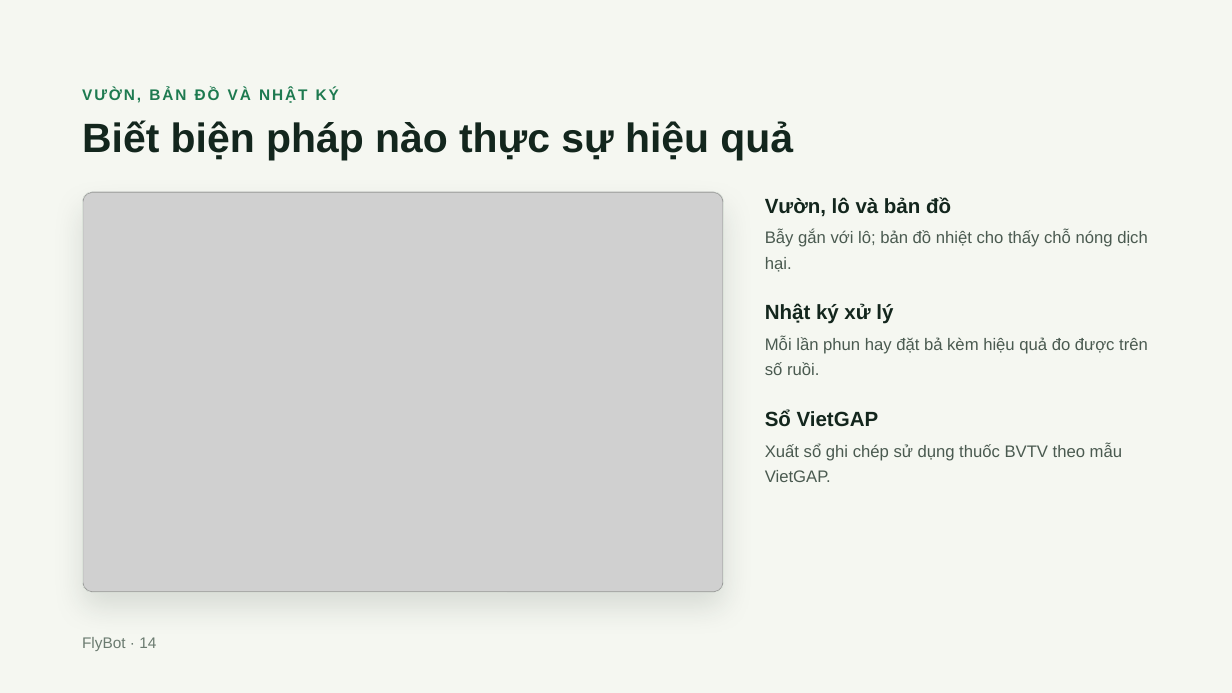
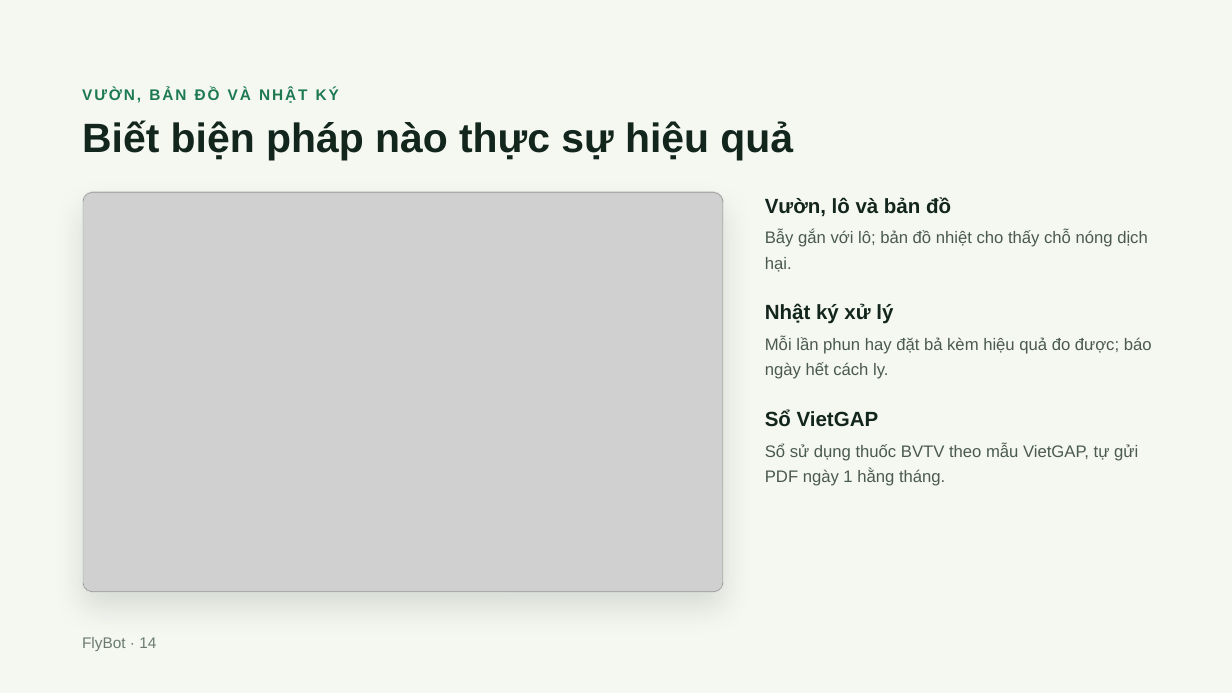
Before and after one commit to agrhub/flybot, a slide deck: slide 14 of FlyBot – Giới thiệu ứng dụng.pptx. Drawn at 1232x693 pixels with LibreOffice and Linux fonts; fonts in the diff are those of the drawing; grey boxes stand for pictures. Boxes give left, top, right and bottom in pixels: in the first picture for what was removed or moved away, otherwise in the second. Text is boxed around its words. In the diff, an @@ line names an element or a change of style, - is before the commit and + after.

```diff
--- a/FlyBot – Giới thiệu ứng dụng.pptx
+++ b/FlyBot – Giới thiệu ứng dụng.pptx
@@ text at (765, 336, 1152, 379): text changed @@
-Mỗi lần phun hay đặt bả kèm hiệu quả đo được trên số ruồi.
+Mỗi lần phun hay đặt bả kèm hiệu quả đo được; báo ngày hết cách ly.
@@ text at (765, 443, 1138, 486): text changed @@
-Xuất sổ ghi chép sử dụng thuốc BVTV theo mẫu VietGAP.
+Sổ sử dụng thuốc BVTV theo mẫu VietGAP, tự gửi PDF ngày 1 hằng tháng.
```
Also in this commit, not shown: 11 other slides changed, 1 other file.
